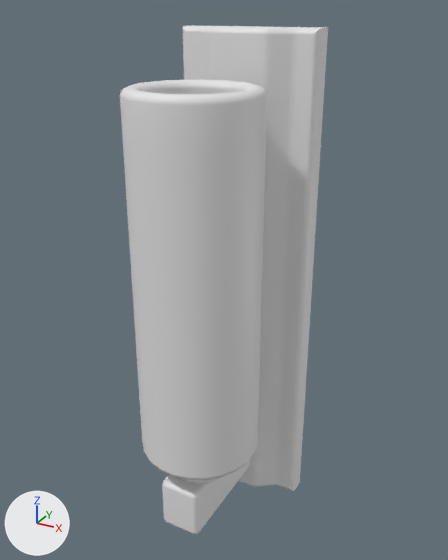
An edit to the FBX model Editor/Assets/IronWrought/Mesh/Props/En_P_wallLamp.fbx, drawn before and after from the same camera.
Before and after are seen from a camera (50 mm lens) standing at (0.361, -0.739, 0.691) and looking at (0.006, -0.094, 0.369). Arrows for +X, +Y and +Z are at lower left; the lights stay in place. Materials are left out; every surface is plain grey. Where no turn or scale is listed for an object, it has been applied to the vertices.

The scene before the commit, as lines of its bpy script (objects in view):
```python
me_mesh = bpy.data.meshes.new('Mesh')
me_mesh.from_pydata(...)  # 568 vertices, 580 faces; spans x -0.092..0.092, y -0.228..0.0, z 0.0..0.67
# faces by material slot: [143, 299, 138]
me_mesh.materials.append(mat_m02_wood_flat)
me_mesh.materials.append(mat_emissive_mat)
me_mesh.materials.append(mat_lampcylinder_mat)
ob_en_p_walllamp = bpy.data.objects.new('En_P_wallLamp', me_mesh)
ob_en_p_walllamp.location = (0.0, 0.0, 0.0)
```
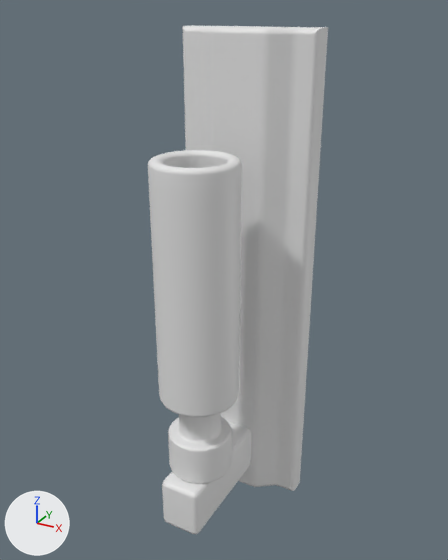
What changed in the scene script:
```text
Change me_mesh:
    used by ob_en_p_walllamp; location = (0.0, 0.0, 0.0)
    remove me_mesh.from_pydata(...)  # 568 vertices, 580 faces; spans x -0.092..0.092, y -0.228..0.0, z 0.0..0.67
    add me_mesh.from_pydata(...)  # 751 vertices, 741 faces; spans x -0.092..0.092, y -0.208..0.0, z 0.0..0.67
    me_mesh part 1: the loose piece of 299 vertices spanning x -0.079..0.078, y -0.228..-0.071, z 0.145..0.614 is scaled about its middle by 0.669
    me_mesh part 2
    1 vertex is removed from x 0.0, y -0.15, z 0.169
    23 faces are deleted
    23 vertices in x -0.043..0.043, y -0.193..-0.107, z 0.169 move by (0.0, 0.0, -0.005)
    161 vertices are added at x -0.042..0.043, y -0.192..-0.107, z 0.167..0.173
    23 new vertices lie (0.0, 0.0, 0.055) away from vertices in x -0.028..0.028, y -0.178..-0.122, z 0.173
    184 new faces join them
```

Location of each change, (x1, y1, x2, y2) in pixels of the pictures (448 x 560 px; the box of a moved part takes in the faces that stretch with it):
'En_P_wallLamp', reshaped (13% narrower): before (120, 25, 328, 534); after (148, 25, 328, 534)
part 1 of me_mesh, moved or reshaped: before (120, 80, 267, 480); after (148, 150, 242, 417)
part 2 of me_mesh, built on: before (182, 478, 217, 482); after (168, 413, 232, 482)
